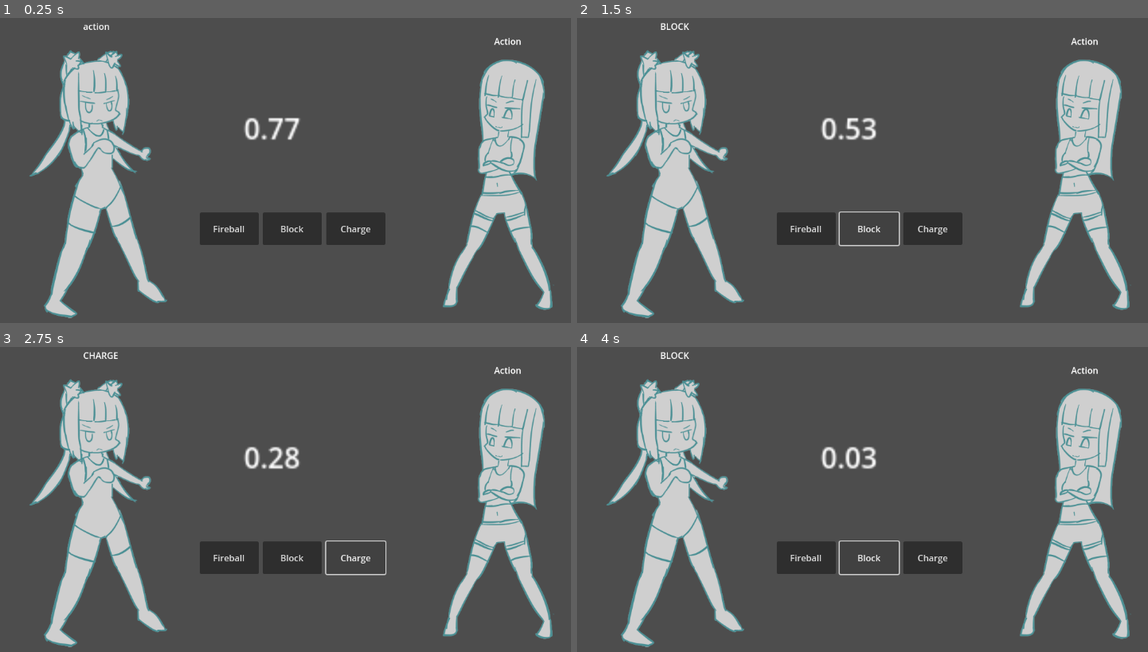
Above: before the commit, frames 1-4 (two rows, left to right).
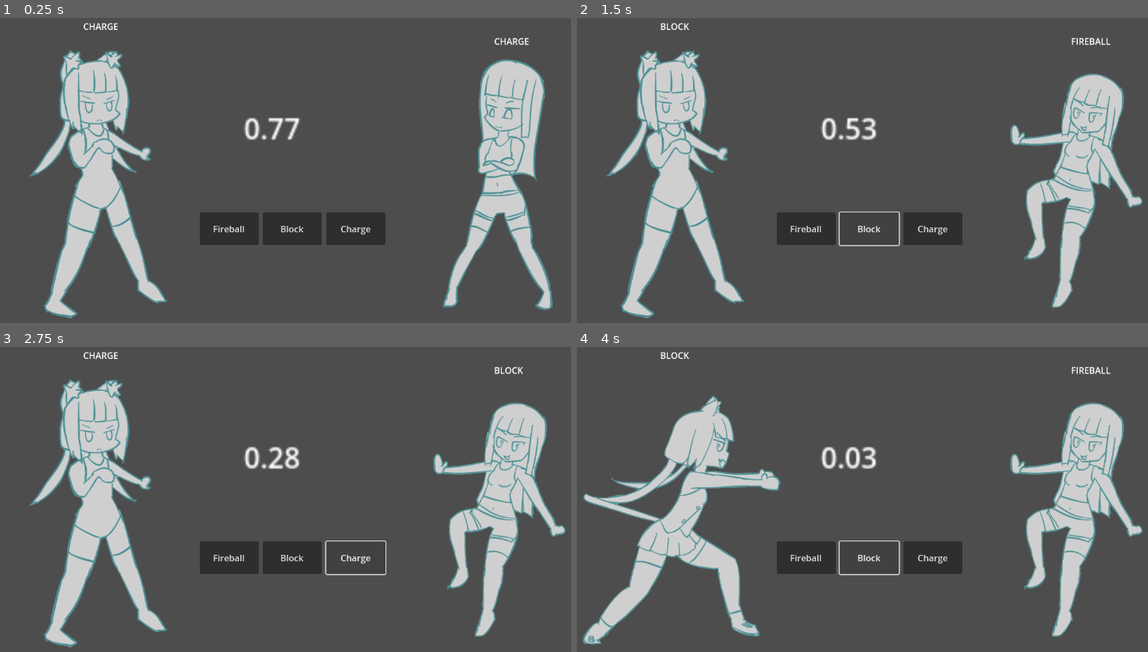
Above: after the commit, the same moments.

Repository: BeatMil/TobPaCharge
Game: Godot game, scene res://scenes/battle.tscn
Two runs of this game, one before a commit and one after it. Both use one fixed random seed, a clock stepped at 60 frames per second and the inputs below. Before the commit the project has no main scene; this scene is started directly in both runs.
Inputs:
- Up to frame 1 (0.25 s): no input
- Up to frame 2 (1.5 s): click "Fireball" at 0.5 s; click "Block" at 1.25 s
- Up to frame 3 (2.75 s): click "Charge" at 2 s
- Up to frame 4 (4 s): click "Fireball" at 2.75 s; click "Block" at 3.5 s

The runs differ from the first frame. In frame 1, 0.2% of the frame differs, in the area x 14-93%, y 1-9%; in frame 2, 6.9%; in frame 3, 6.9%; in frame 4, 17%, in the area x 0-100%, y 6-99%.

Commit message:
Add Fireball animation to both Player and Bot

Diff:
--- a/nodes/Player.tscn
+++ b/nodes/Player.tscn
@@ -1,7 +1,62 @@
-[gd_scene load_steps=3 format=3 uid="uid://d1dreux08gbt"]
+[gd_scene load_steps=8 format=3 uid="uid://d1dreux08gbt"]
 
-[ext_resource type="Texture2D" uid="uid://bhilkjo6hnj61" path="res://media/FirstChar_holder.png" id="1_mjyin"]
+[ext_resource type="Texture2D" uid="uid://bhilkjo6hnj61" path="res://media/FirstChar/FirstChar_holder.png" id="1_mjyin"]
 [ext_resource type="Script" path="res://scripts/Player.gd" id="1_nivk1"]
+[ext_resource type="Texture2D" uid="uid://cnelufqm0nn36" path="res://media/FirstChar/FirstChar_fireball.png" id="3_20fhk"]
+
+[sub_resource type="Animation" id="Animation_tv0p2"]
+resource_name = "idle"
+length = 0.001
+tracks/0/type = "value"
+tracks/0/imported = false
+tracks/0/enabled = true
+tracks/0/path = NodePath("Sprite:texture")
+tracks/0/interp = 1
+tracks/0/loop_wrap = true
+tracks/0/keys = {
+"times": PackedFloat32Array(0),
+"transitions": PackedFloat32Array(1),
+"update": 1,
+"values": [ExtResource("1_mjyin")]
+}
+
+[sub_resource type="Animation" id="Animation_0vekx"]
+length = 0.001
+tracks/0/type = "value"
+tracks/0/imported = false
+tracks/0/enabled = true
+tracks/0/path = NodePath("Sprite:texture")
+tracks/0/interp = 1
+tracks/0/loop_wrap = true
+tracks/0/keys = {
+"times": PackedFloat32Array(0),
+"transitions": PackedFloat32Array(1),
+"update": 1,
+"values": [ExtResource("1_mjyin")]
+}
+
+[sub_resource type="Animation" id="Animation_n7kqx"]
+resource_name = "fireball"
+length = 0.001
+tracks/0/type = "value"
+tracks/0/imported = false
+tracks/0/enabled = true
+tracks/0/path = NodePath("Sprite:texture")
+tracks/0/interp = 1
+tracks/0/loop_wrap = true
+tracks/0/keys = {
+"times": PackedFloat32Array(0),
+"transitions": PackedFloat32Array(1),
+"update": 1,
+"values": [ExtResource("3_20fhk")]
+}
+
+[sub_resource type="AnimationLibrary" id="AnimationLibrary_wq4l7"]
+_data = {
+"RESET": SubResource("Animation_0vekx"),
+"fireball": SubResource("Animation_n7kqx"),
+"idle": SubResource("Animation_tv0p2")
+}
 
 [node name="Player" type="Node2D"]
 script = ExtResource("1_nivk1")
@@ -27,6 +82,7 @@
 offset_bottom = 16.0
 
 [node name="FireBallButton" type="Button" parent="CanvasLayer/Buttons"]
+layout_mode = 0
 offset_left = 356.0
 offset_top = 413.0
 offset_right = 463.0
@@ -34,6 +90,7 @@
 text = "Fireball"
 
 [node name="BlockButton" type="Button" parent="CanvasLayer/Buttons"]
+layout_mode = 0
 offset_left = 470.0
 offset_top = 413.0
 offset_right = 577.0
@@ -41,12 +98,18 @@
 text = "Block"
 
 [node name="ChargeButton" type="Button" parent="CanvasLayer/Buttons"]
+layout_mode = 0
 offset_left = 585.0
 offset_top = 413.0
 offset_right = 692.0
 offset_bottom = 472.0
 text = "Charge"
 
+[node name="AnimationPlayer" type="AnimationPlayer" parent="."]
+libraries = {
+"": SubResource("AnimationLibrary_wq4l7")
+}
+
 [connection signal="pressed" from="CanvasLayer/Buttons/FireBallButton" to="." method="_on_fire_ball_button_pressed"]
 [connection signal="pressed" from="CanvasLayer/Buttons/BlockButton" to="." method="_on_block_button_pressed"]
 [connection signal="pressed" from="CanvasLayer/Buttons/ChargeButton" to="." method="_on_charge_button_pressed"]
--- a/nodes/bot.tscn
+++ b/nodes/bot.tscn
@@ -1,13 +1,68 @@
-[gd_scene load_steps=3 format=3 uid="uid://bcaie6x0r2o7p"]
+[gd_scene load_steps=8 format=3 uid="uid://bcaie6x0r2o7p"]
 
-[ext_resource type="Texture2D" uid="uid://ddsc1u18jewb" path="res://media/SecondChar_holder.png" id="1_7e2jv"]
 [ext_resource type="Script" path="res://scripts/bot.gd" id="1_7ebhj"]
+[ext_resource type="Texture2D" uid="uid://ddsc1u18jewb" path="res://media/SecondChar/SecondChar_holder.png" id="2_ov81c"]
+[ext_resource type="Texture2D" uid="uid://dowkcuaaf4qgd" path="res://media/SecondChar/SecondChar_fireball.png" id="3_wceix"]
+
+[sub_resource type="Animation" id="Animation_08ybx"]
+resource_name = "idle"
+length = 0.001
+tracks/0/type = "value"
+tracks/0/imported = false
+tracks/0/enabled = true
+tracks/0/path = NodePath("Sprite:texture")
+tracks/0/interp = 1
+tracks/0/loop_wrap = true
+tracks/0/keys = {
+"times": PackedFloat32Array(0),
+"transitions": PackedFloat32Array(1),
+"update": 1,
+"values": [ExtResource("2_ov81c")]
+}
+
+[sub_resource type="Animation" id="Animation_3sjde"]
+length = 0.001
+tracks/0/type = "value"
+tracks/0/imported = false
+tracks/0/enabled = true
+tracks/0/path = NodePath("Sprite:texture")
+tracks/0/interp = 1
+tracks/0/loop_wrap = true
+tracks/0/keys = {
+"times": PackedFloat32Array(0),
+"transitions": PackedFloat32Array(1),
+"update": 1,
+"values": [ExtResource("2_ov81c")]
+}
+
+[sub_resource type="Animation" id="Animation_vyhkl"]
+resource_name = "fireball"
+length = 0.001
+tracks/0/type = "value"
+tracks/0/imported = false
+tracks/0/enabled = true
+tracks/0/path = NodePath("Sprite:texture")
+tracks/0/interp = 1
+tracks/0/loop_wrap = true
+tracks/0/keys = {
+"times": PackedFloat32Array(0),
+"transitions": PackedFloat32Array(1),
+"update": 1,
+"values": [ExtResource("3_wceix")]
+}
+
+[sub_resource type="AnimationLibrary" id="AnimationLibrary_jb0rc"]
+_data = {
+"RESET": SubResource("Animation_3sjde"),
+"fireball": SubResource("Animation_vyhkl"),
+"idle": SubResource("Animation_08ybx")
+}
 
 [node name="Bot" type="Node2D"]
 script = ExtResource("1_7ebhj")
 
 [node name="Sprite" type="Sprite2D" parent="."]
-texture = ExtResource("1_7e2jv")
+texture = ExtResource("2_ov81c")
 flip_h = true
 
 [node name="Label" type="Label" parent="."]
@@ -16,3 +71,8 @@
 offset_right = 42.0
 offset_bottom = -245.0
 text = "Action"
+
+[node name="AnimationPlayer" type="AnimationPlayer" parent="."]
+libraries = {
+"": SubResource("AnimationLibrary_jb0rc")
+}
--- a/project.godot
+++ b/project.godot
@@ -11,6 +11,7 @@
 [application]
 
 config/name="TobPaCharge"
+run/main_scene="res://scenes/battle.tscn"
 config/features=PackedStringArray("4.2", "Forward Plus")
 config/icon="res://media/TobPaCharge_icon.png"
 
--- a/scripts/Player.gd
+++ b/scripts/Player.gd
@@ -5,16 +5,19 @@
 
 
 func _ready():
-	pass
+	$"ActionLabel".text = ActionEnum.actions.keys()[chosen_action]
 
 
 func random_action():
 	chosen_action = randi() % ActionEnum.actions.size()
+	$"ActionLabel".text = ActionEnum.actions.keys()[chosen_action]
+	if chosen_action == ActionEnum.actions.FIREBALL:
+		$"AnimationPlayer".play("fireball")
 
 
 func new_turn():
 	pass
-	# random_action()
+	random_action()
 	# print("PLAYER: %s"%[ActionEnum.actions.find_key(chosen_action)])
 
 
--- a/scripts/bot.gd
+++ b/scripts/bot.gd
@@ -11,6 +11,9 @@
 func random_action():
 	# I don't know how this line work but that's fine XD
 	chosen_action = randi() % ActionEnum.actions.size()
+	$"Label".text = ActionEnum.actions.keys()[chosen_action]
+	if chosen_action == ActionEnum.actions.FIREBALL:
+		$"AnimationPlayer".play("fireball")
 
 
 func new_turn():
Binary file added: media/FirstChar/FirstChar_fireball.png
Binary file added: media/FirstChar/FirstChar_holder.png
Binary file added: media/SecondChar/SecondChar_fireball.png
Binary file added: media/SecondChar/SecondChar_holder.png
